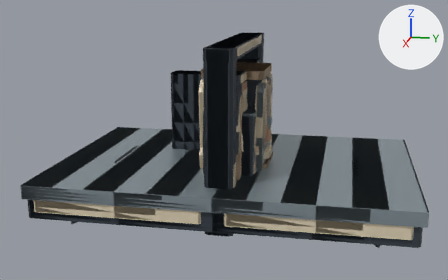
Before and after pictures for a commit that changed the FBX model unity-vfx-preview/Assets/Resources/TRIAS/Environment/Architecture.fbx.
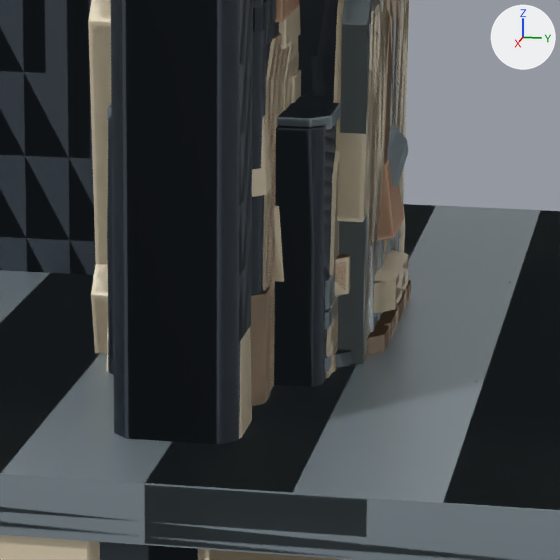
Each version appears first whole from a 50 mm camera at (13.82, 2.45, 4.93) aimed at (0.15, -0.28, 1.51), and next in a close-up on the part from 40% to 69% of the width and 31% to 77% of the height. The lights are fixed; the arrows at upper right show +X, +Y and +Z. The last two pictures show the newer version. Where no turn or scale is listed for an object, it has been applied to the vertices.

The first close-up shows 'CoverFull_LOD1_Mount', 'CoverFull_Mount', 'DeckBridge_LOD1_Mount', 'DeckBridge_Mount', 'MachineDistribution_LOD1_Mount', 'MachineDistribution_Mount', 'OpeningCorner_Mount', 'OpeningMachinery_LOD1_Mount', 'OpeningMachinery_Mount', 'SupportAngled_LOD1_Mount', 'SupportMechanical_LOD1_Mount', 'SupportMechanical_Mount', 'SupportPhase_LOD1_Mount', 'SupportPhase_Mount' and 45 more.
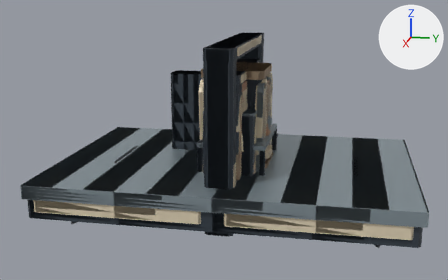
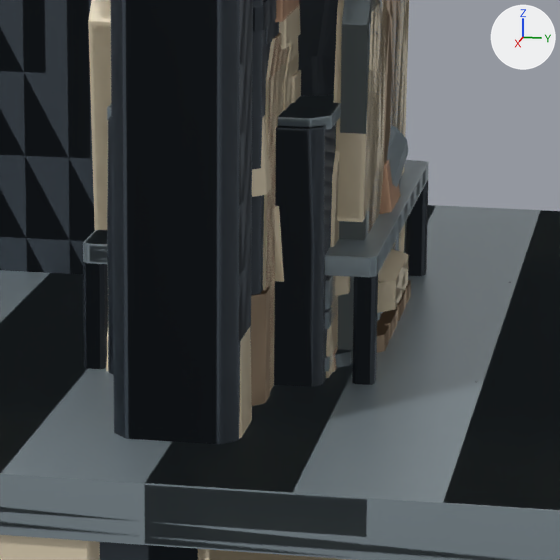
Where the change shows, as pixel boxes [x1, y1, x2, y2] in the close-ups (560 x 560 px):
'MachineDistribution_Mount', reshaped (mostly hidden before)
    before: [335, 239, 404, 354]
    after: [83, 160, 428, 385]
'MachineDistribution_LOD1_Mount', reshaped
    before: [335, 254, 351, 296]
    after: [83, 160, 429, 372]
part 1 of me_machinedistribution_lod1_mesh_001, added
    after: [83, 160, 429, 277]
part 2 of me_machinedistribution_mesh_001, added
    after: [83, 262, 108, 369]
part 3 of me_machinedistribution_mesh_001, added
    after: [352, 274, 378, 385]
part 4 of me_machinedistribution_mesh_001, added
    after: [406, 181, 428, 276]
part 5 of me_machinedistribution_mesh_001, added
    after: [84, 160, 428, 275]

What the commit changed:
me_machinedistribution_lod1_mesh_001 is used by ob_machinedistribution_lod1_mount; location (0.0, 0.0, 0.0).
me_machinedistribution_lod1_mesh_001 had 204 vertices, 360 faces and spanned x -1.13..1.13, y -0.69..0.8, z 0.0..1.58.
me_machinedistribution_lod1_mesh_001 now has 284 vertices, 500 faces and spans x -1.13..1.14, y -0.69..0.8, z 0.0..1.66.
me_machinedistribution_lod1_mesh_001 part 1: a new loose piece of 16 vertices spanning x -1.13..1.14, y -0.69..0.8, z 1.56..1.66, in mat_alloy (grey #97a6ad).
Other edits to the shape of me_machinedistribution_lod1_mesh_001 do not show in these pictures.
me_machinedistribution_mesh_001 is used by ob_machinedistribution_mount; location (0.0, 0.0, 0.0).
me_machinedistribution_mesh_001 had 380 vertices, 708 faces and spanned x -1.13..1.13, y -0.69..0.8, z 0.0..1.58.
me_machinedistribution_mesh_001 now has 492 vertices, 912 faces and spans x -1.13..1.14, y -0.69..0.8, z 0.0..1.66.
me_machinedistribution_mesh_001 part 2: the loose piece of 16 vertices spanning x 0.3..0.61, y 0.45..0.77, z 0.94..1.1 is copied, and the copy is scaled about its middle by (0.372, 0.359, 8.5), then moved by (0.63, -1.24, -0.14), in mat_graphite (greyish blue #3c464f); it spans x 1.02..1.13, y -0.69..-0.58, z 0.2..1.56.
me_machinedistribution_mesh_001 part 3: the loose piece of 16 vertices spanning x 0.3..0.61, y 0.45..0.77, z 0.94..1.1 is copied, and the copy is scaled about its middle by (0.372, 0.359, 8.5), then moved by (0.63, 0.13, -0.14), in mat_graphite (greyish blue #3c464f); it spans x 1.03..1.14, y 0.68..0.79, z 0.2..1.56.
me_machinedistribution_mesh_001 part 4: the loose piece of 16 vertices spanning x -0.73..-0.54, y 0.62..0.74, z 0.49..0.59 is copied, and the copy is scaled about its middle by (0.542, 0.918, 13.6), then moved by (-0.44, 0.06, 0.34), in mat_graphite (greyish blue #3c464f); it spans x -1.13..-1.02, y 0.69..0.8, z 0.2..1.56.
me_machinedistribution_mesh_001 part 5: a new loose piece of 48 vertices spanning x -1.13..1.14, y -0.69..0.8, z 1.56..1.66, in mat_alloy (grey #97a6ad).
Other edits to the shape of me_machinedistribution_mesh_001 do not show in these pictures.
